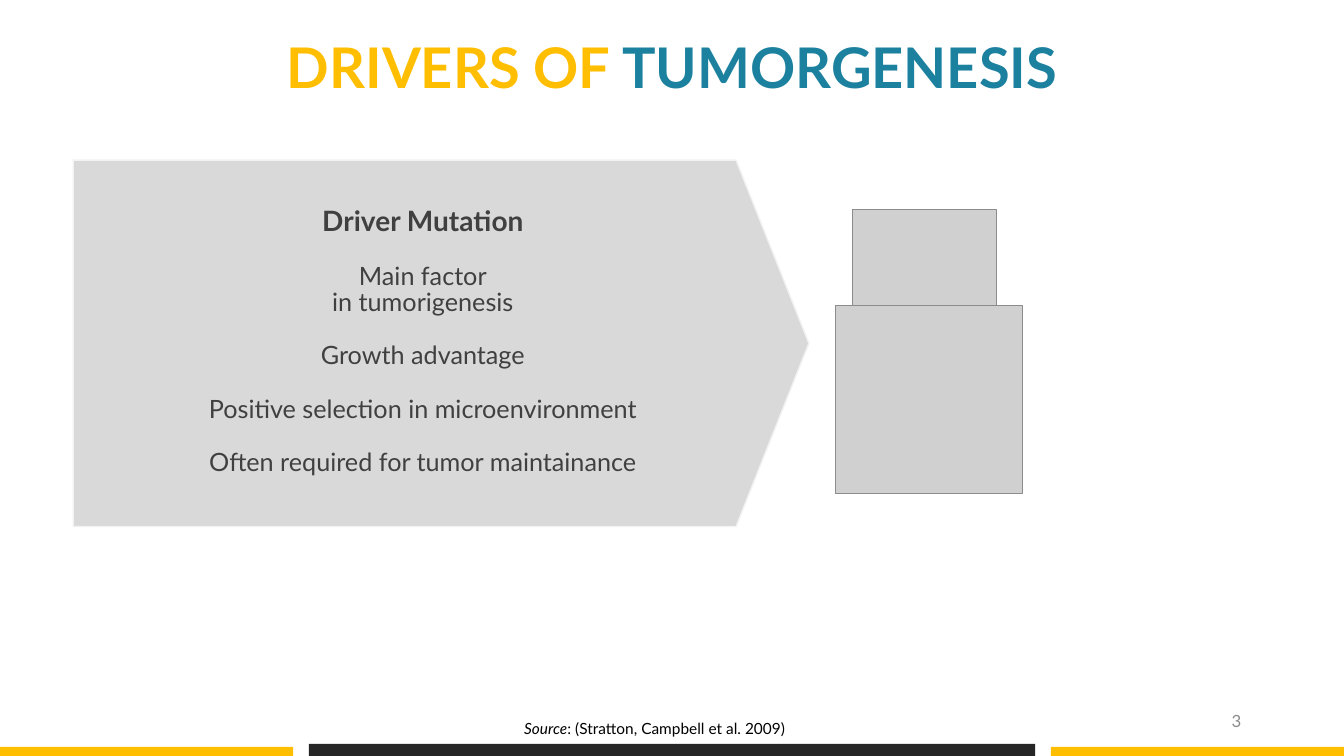
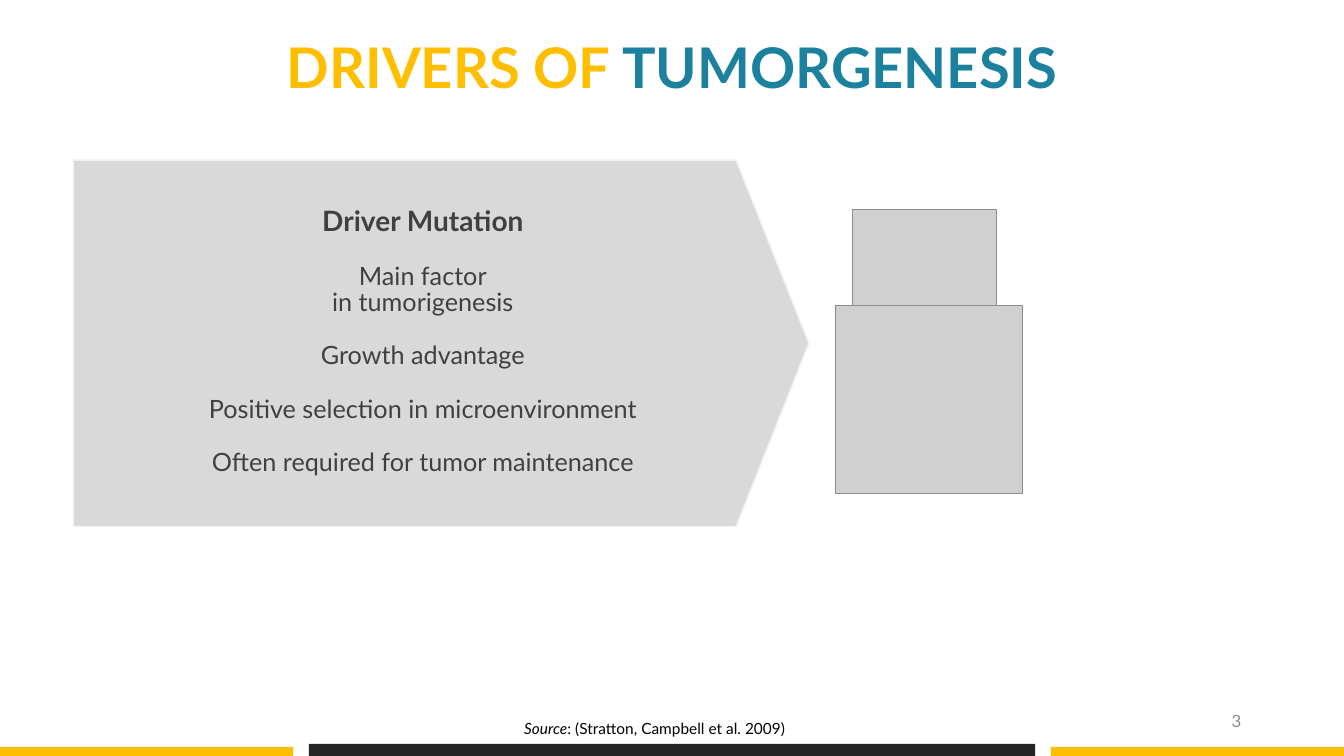
Before and after one commit to datascience-mobi/group-04-project-1-4, a slide deck: slide 3 of 190512_Gruppe04_BreastCancer.pptx. Drawn at 1344x756 pixels with LibreOffice and Linux fonts; fonts in the diff are those of the drawing; grey boxes stand for pictures. Boxes give left, top, right and bottom in pixels: in the first picture for what was removed or moved away, otherwise in the second. Text is boxed around its words. In the diff, an @@ line names an element or a change of style, - is before the commit and + after.

Commit message:
corrected some spelling mistakes

```diff
--- a/190512_Gruppe04_BreastCancer.pptx
+++ b/190512_Gruppe04_BreastCancer.pptx
@@ text in pentagon arrow at (212,452,633,475): text changed @@
-Often required for tumor maintainance
+Often required for tumor maintenance
```
Also in this commit, not shown: 18 other slides changed.
